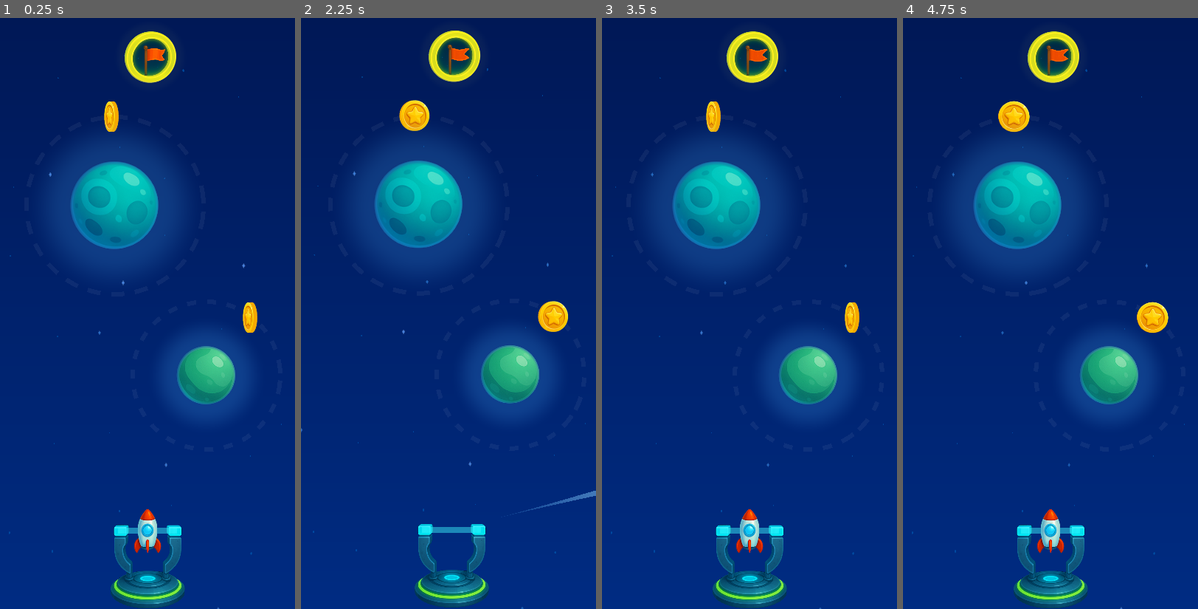
Above: before the commit, frames 1-4 (left to right).
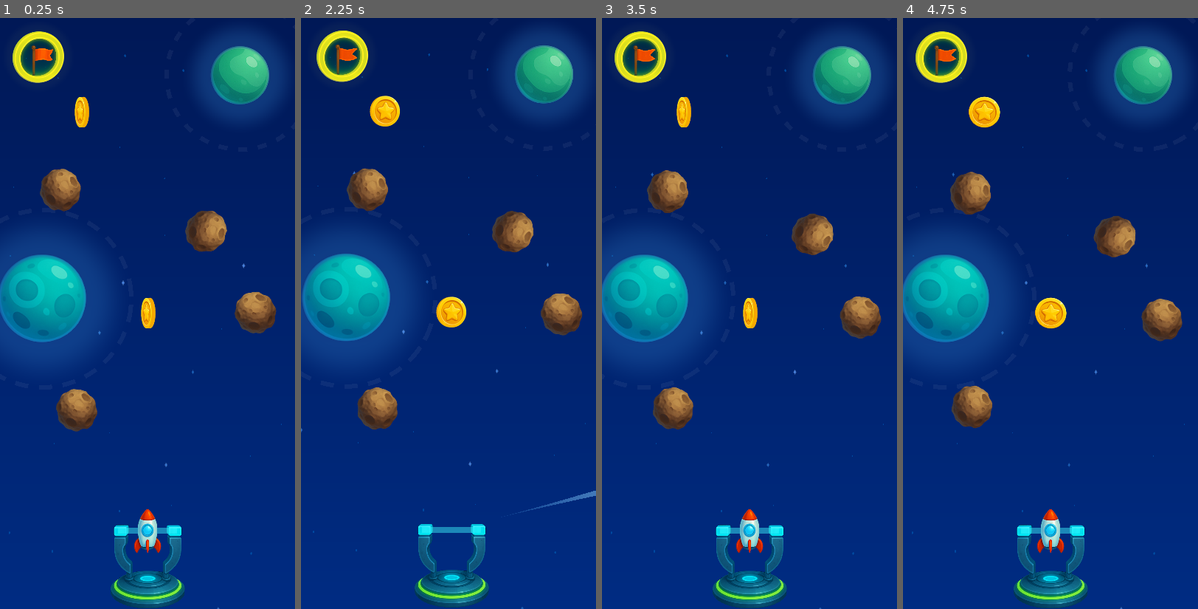
Above: after the commit, the same moments.

Repository: nbarkoch/spacecraft-launcher
Game: Godot game, scene res://scenes/game.tscn
Same seed, same stepped clock (60 frames per second), same inputs: the game is played once before the commit and once after it.
Inputs (mouse positions are in pixels of both pictures, inside the frame that each line leads up to):
- Up to frame 1 (0.25 s): no input
- Up to frame 2 (2.25 s): move the mouse to (448, 573) at 0.52 s; press the mouse at (448, 573) at 0.53 s; move the mouse to (389, 343) at 1.27 s; release the mouse at (389, 343) at 1.28 s; click (389, 343) at 1.35 s; move the mouse to (478, 183) at 2.02 s; press the mouse at (478, 183) at 2.03 s
- Up to frame 3 (3.5 s): move the mouse to (734, 431) at 2.77 s; release the mouse at (734, 431) at 2.78 s; click (734, 431) at 2.85 s
- Up to frame 4 (4.75 s): move the mouse to (1139, 402) at 3.52 s; press the mouse at (1139, 402) at 3.53 s; move the mouse to (962, 224) at 4.27 s; release the mouse at (962, 224) at 4.28 s; click (962, 224) at 4.35 s

The runs differ from the first frame. In frame 1, 22% of the frame differs, in the area x 0-96%, y 2-70%; in frame 2, 23%, in the area x 0-97%, y 2-70%; in frame 3, 22%; in frame 4, 23%.

Commit message:
music manager

Diff:
--- a/project.godot
+++ b/project.godot
@@ -19,6 +19,7 @@
 
 GameManager="*res://scripts/managers/gameManager.gd"
 LevelManager="*res://scripts/managers/level_manager.gd"
+MusicManager="*res://scripts/managers/music_manager.gd"
 
 [display]
 
--- a/scenes/levels/level_5.tscn
+++ b/scenes/levels/level_5.tscn
@@ -20,7 +20,7 @@
 position = Vector2(2, -174)
 
 [node name="Coin" parent="." instance=ExtResource("4_ej82l")]
-position = Vector2(-25, -133)
+position = Vector2(-27, -136)
 
 [node name="Coin2" parent="." instance=ExtResource("4_ej82l")]
 position = Vector2(69, 3)
--- /dev/null
+++ b/scenes/levels/level_6.tscn
@@ -0,0 +1,25 @@
+[gd_scene load_steps=5 format=3 uid="uid://djomn421s8kg4"]
+
+[ext_resource type="PackedScene" uid="uid://dyct1qho3vncc" path="res://scenes/planets/planet_c.tscn" id="1_11e2y"]
+[ext_resource type="PackedScene" uid="uid://et54j7lrftig" path="res://scenes/planets/planet_g.tscn" id="2_c1k4v"]
+[ext_resource type="PackedScene" uid="uid://vvpan4smuxbd" path="res://scenes/elements/target_area.tscn" id="3_mvnu8"]
+[ext_resource type="PackedScene" uid="uid://bryh4m50q0dgo" path="res://scenes/pickable/coin.tscn" id="4_bxano"]
+
+[node name="Level6" type="Node2D"]
+
+[node name="Camera2D" type="Camera2D" parent="."]
+zoom = Vector2(2, 2)
+
+[node name="CyanPlanet" parent="." instance=ExtResource("1_11e2y")]
+position = Vector2(42, -127)
+
+[node name="GreenPlanet" parent="." instance=ExtResource("2_c1k4v")]
+
+[node name="TargetArea" parent="." instance=ExtResource("3_mvnu8")]
+position = Vector2(60, -178)
+
+[node name="Coin" parent="." instance=ExtResource("4_bxano")]
+position = Vector2(85, -130)
+
+[node name="Coin2" parent="." instance=ExtResource("4_bxano")]
+position = Vector2(30, -69)
--- /dev/null
+++ b/scenes/levels/level_7.tscn
@@ -0,0 +1,44 @@
+[gd_scene load_steps=6 format=3 uid="uid://cidgdnot00p8h"]
+
+[ext_resource type="PackedScene" uid="uid://dyct1qho3vncc" path="res://scenes/planets/planet_c.tscn" id="1_u4lf5"]
+[ext_resource type="PackedScene" uid="uid://et54j7lrftig" path="res://scenes/planets/planet_g.tscn" id="2_dqw70"]
+[ext_resource type="PackedScene" uid="uid://vvpan4smuxbd" path="res://scenes/elements/target_area.tscn" id="3_rvxo8"]
+[ext_resource type="PackedScene" uid="uid://bryh4m50q0dgo" path="res://scenes/pickable/coin.tscn" id="4_2rcre"]
+[ext_resource type="PackedScene" uid="uid://d0ac4c4klebkb" path="res://scenes/elements/meteroid.tscn" id="5_oef5i"]
+
+[node name="Level7" type="Node2D"]
+
+[node name="Camera2D" type="Camera2D" parent="."]
+zoom = Vector2(2, 2)
+
+[node name="CyanPlanet" parent="." instance=ExtResource("1_u4lf5")]
+position = Vector2(-71, -10)
+
+[node name="GreenPlanet" parent="." instance=ExtResource("2_dqw70")]
+position = Vector2(63, -161)
+
+[node name="TargetArea" parent="." instance=ExtResource("3_rvxo8")]
+position = Vector2(-74, -174)
+
+[node name="Coin" parent="." instance=ExtResource("4_2rcre")]
+
+[node name="Coin2" parent="." instance=ExtResource("4_2rcre")]
+position = Vector2(-45, -136)
+
+[node name="Meteroid" parent="." instance=ExtResource("5_oef5i")]
+position = Vector2(73, -1)
+rotation = -0.677136
+start_angle = 40.0
+
+[node name="Meteroid2" parent="." instance=ExtResource("5_oef5i")]
+position = Vector2(40, -56)
+rotation = 0.716422
+start_angle = 20.0
+
+[node name="Meteroid3" parent="." instance=ExtResource("5_oef5i")]
+position = Vector2(-48, 65)
+rotation = -0.363201
+start_angle = 180.0
+
+[node name="Meteroid4" parent="." instance=ExtResource("5_oef5i")]
+position = Vector2(-59, -84)
--- a/scripts/base/room.gd
+++ b/scripts/base/room.gd
@@ -5,6 +5,7 @@
 # Called when the node enters the scene tree for the first time.
 func _ready():
 	LevelManager.set_room(self)
+	MusicManager.play_room_music()
 
 
 # Called every frame. 'delta' is the elapsed time since the previous frame.
--- a/scripts/managers/level_manager.gd
+++ b/scripts/managers/level_manager.gd
@@ -8,7 +8,7 @@
 
 var room: Room
 var dialog: Dialog = null
-var current_level_num = 5
+var current_level_num = 7
 
 # Called when the node enters the scene tree for the first time.
 func _ready():
--- /dev/null
+++ b/scripts/managers/music_manager.gd
@@ -0,0 +1,137 @@
+# scripts/music_manager.gd
+extends Node
+
+var audio_player1: AudioStreamPlayer
+var audio_player2: AudioStreamPlayer
+var current_player: AudioStreamPlayer
+var fade_tween: Tween
+var song_timer: Timer
+
+const SWITCH_DURATION: float = 8.0  # Switch before song ends
+const FADE_DELAY: float = 2.5  # Delay before old song starts fading out
+
+# Room music - sequence of songs
+var room_songs: Array[String] = [
+	"res://music/room_song1.mp3",
+	"res://music/room_song2.mp3",
+	"res://music/room_song3.mp3"
+]
+var current_room_song: int = 0
+var is_room_music_playing: bool = false
+
+# Menu music - single track
+var menu_song: String = "res://music/menu_music.mp3"
+var is_menu_music_playing: bool = false
+
+func _ready():
+	# Create two audio players for crossfading
+	audio_player1 = AudioStreamPlayer.new()
+	audio_player2 = AudioStreamPlayer.new()
+	add_child(audio_player1)
+	add_child(audio_player2)
+
+	# Create timer for song switching
+	song_timer = Timer.new()
+	add_child(song_timer)
+	song_timer.timeout.connect(_on_song_should_switch)
+	song_timer.one_shot = true
+
+	audio_player1.volume_db = -15.0
+	audio_player2.volume_db = -60.0  # Start silent
+
+	current_player = audio_player1
+
+func play_room_music():
+	if is_room_music_playing:
+		return
+
+	is_room_music_playing = true
+	is_menu_music_playing = false
+
+	# Randomize starting song
+	current_room_song = randi() % room_songs.size()
+
+	# Switch immediately
+	switch_to_song(room_songs[current_room_song])
+
+func play_menu_music():
+	if is_menu_music_playing:
+		return
+
+	is_menu_music_playing = true
+	is_room_music_playing = false
+
+	# Switch immediately (menu music loops, so no timer needed)
+	switch_to_song(menu_song)
+	song_timer.stop()  # Stop timer for menu music
+
+func stop_music():
+	is_room_music_playing = false
+	is_menu_music_playing = false
+	song_timer.stop()
+
+	if fade_tween:
+		fade_tween.kill()
+
+	fade_tween = create_tween()
+	fade_tween.parallel().tween_property(audio_player1, "volume_db", -60.0, 0.2)
+	fade_tween.parallel().tween_property(audio_player2, "volume_db", -60.0, 0.2)
+	fade_tween.finished.connect(func():
+		audio_player1.stop()
+		audio_player2.stop()
+		audio_player1.volume_db = -15.0
+		audio_player2.volume_db = -60.0
+	)
+
+func switch_to_song(song_path: String):
+	var song = load(song_path)
+	if not song:
+		print("Failed to load: ", song_path)
+		return
+
+	# Check if this is the first time playing (no music currently playing)
+	var is_first_play = not (audio_player1.playing or audio_player2.playing)
+
+	# Get the other player (not currently playing)
+	var new_player = audio_player2 if current_player == audio_player1 else audio_player1
+
+	# Start new song on the other player
+	new_player.stream = song
+	new_player.volume_db = -60.0  # Start silent
+	new_player.play()
+
+	print("Playing: ", song_path.get_file())
+
+	# Crossfade between players
+	if fade_tween:
+		fade_tween.kill()
+
+	fade_tween = create_tween()
+
+	if is_first_play:
+		# First time playing - start immediately at full volume, no fade
+		new_player.volume_db = -15.0
+	else:
+		# Crossfade with delay - new song fades in immediately, old song fades out after delay
+		fade_tween.parallel().tween_property(new_player, "volume_db", -15.0, SWITCH_DURATION)  # New song fades in immediately
+		fade_tween.parallel().tween_property(current_player, "volume_db", -60.0, SWITCH_DURATION).set_delay(FADE_DELAY)  # Old song fades out after delay
+
+	# Switch current player reference
+	current_player = new_player
+
+	# Set timer for next song (only for room music)
+	if is_room_music_playing:
+		var song_length = song.get_length()
+		var switch_time = song_length - SWITCH_DURATION - FADE_DELAY  # Account for the delay
+		song_timer.start(max(switch_time, 1.0))  # Minimum 1 second
+
+func _on_song_should_switch():
+	# Only advance to next song if we're playing room music
+	if is_room_music_playing:
+		current_room_song += 1
+		if current_room_song >= room_songs.size():
+			current_room_song = 0  # Loop back to first song
+		switch_to_song(room_songs[current_room_song])
+	elif is_menu_music_playing:
+		# Loop menu music
+		switch_to_song(menu_song)
Not shown, removed: music/anger.mp3.import
Not shown, removed: music/pure.mp3.import
Not shown, added: music/room_song1.mp3.import
Not shown, added: music/room_song2.mp3.import
Not shown, added: music/room_song3.mp3.import
Not shown, added: music/room_song1.mp3
Not shown, added: music/room_song2.mp3
Not shown, added: music/room_song3.mp3
